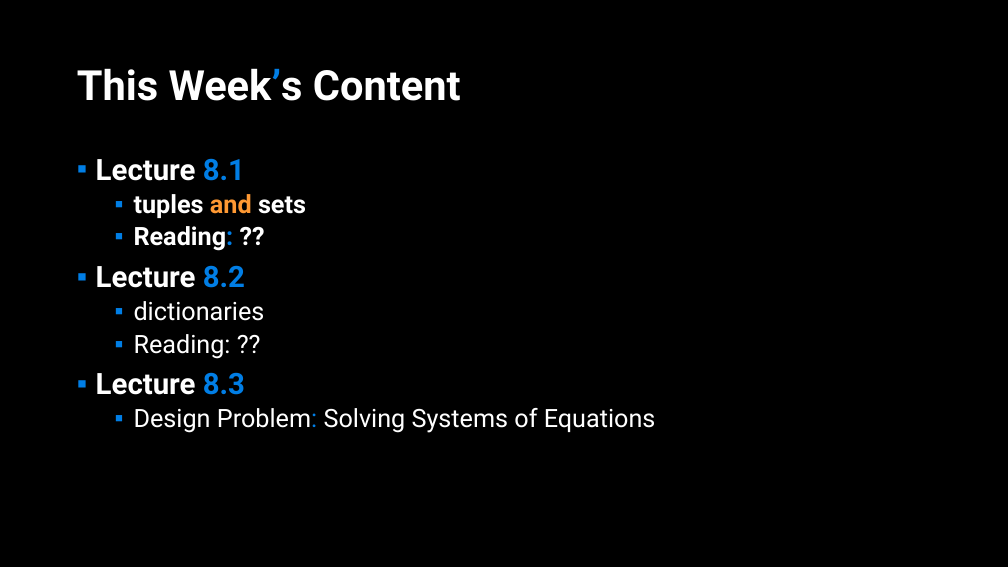
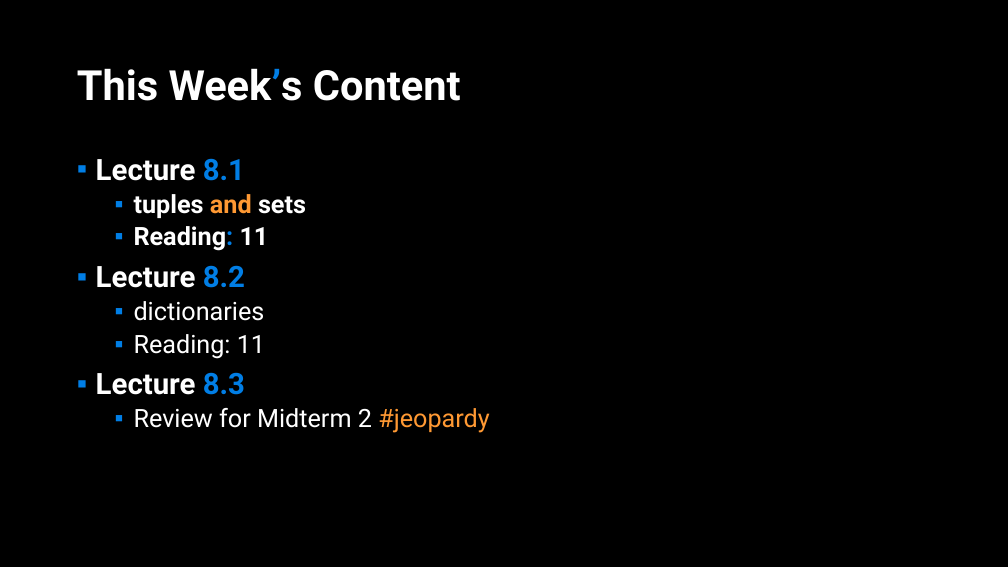
Before and after one commit to APS106/APS106-winter-2022-material, a slide deck: slide 2 of lectures/week8/lecture1/slides/week8_lecture1.pptx. Drawn at 1008x567 pixels with LibreOffice and Linux fonts; fonts in the diff are those of the drawing; background and template pictures are left out. Boxes give left, top, right and bottom in pixels: in the first picture for what was removed or moved away, otherwise in the second. Text is boxed around its words. In the diff, an @@ line names an element or a change of style, - is before the commit and + after.

Commit message:
- week8

```diff
--- a/lectures/week8/lecture1/slides/week8_lecture1.pptx
+++ b/lectures/week8/lecture1/slides/week8_lecture1.pptx
@@ text at box(134, 226, 269, 251): text changed @@
-  ▪ Reading: ??
+  ▪ Reading: 11
@@ text at box(134, 334, 265, 359): text changed @@
-  ▪ Reading: ??
+  ▪ Reading: 11
@@ text at box(134, 408, 490, 433): text changed @@
-  ▪ Design Problem: Solving Systems of Equations
+  ▪ Review for Midterm 2 #jeopardy
```
Also in this commit, not shown: 6 other slides changed, 1 slide removed, 6 other files.
